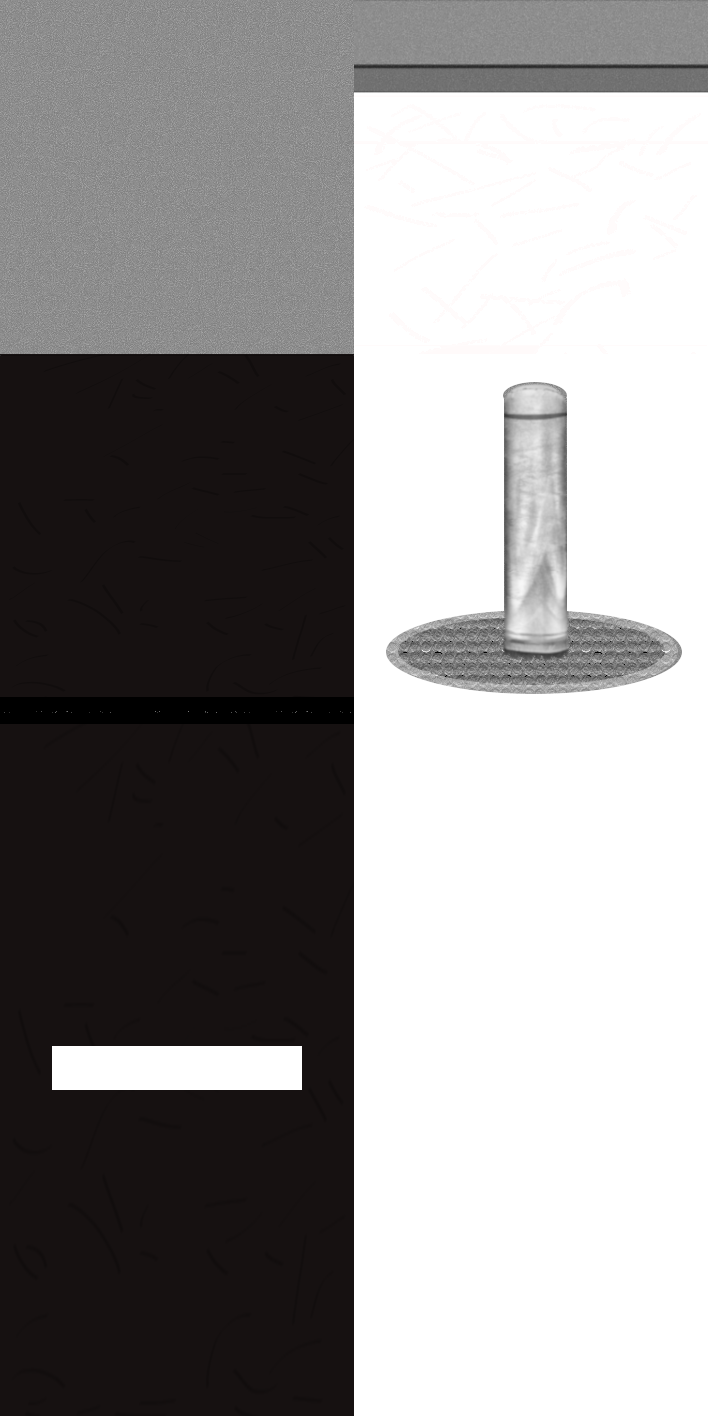
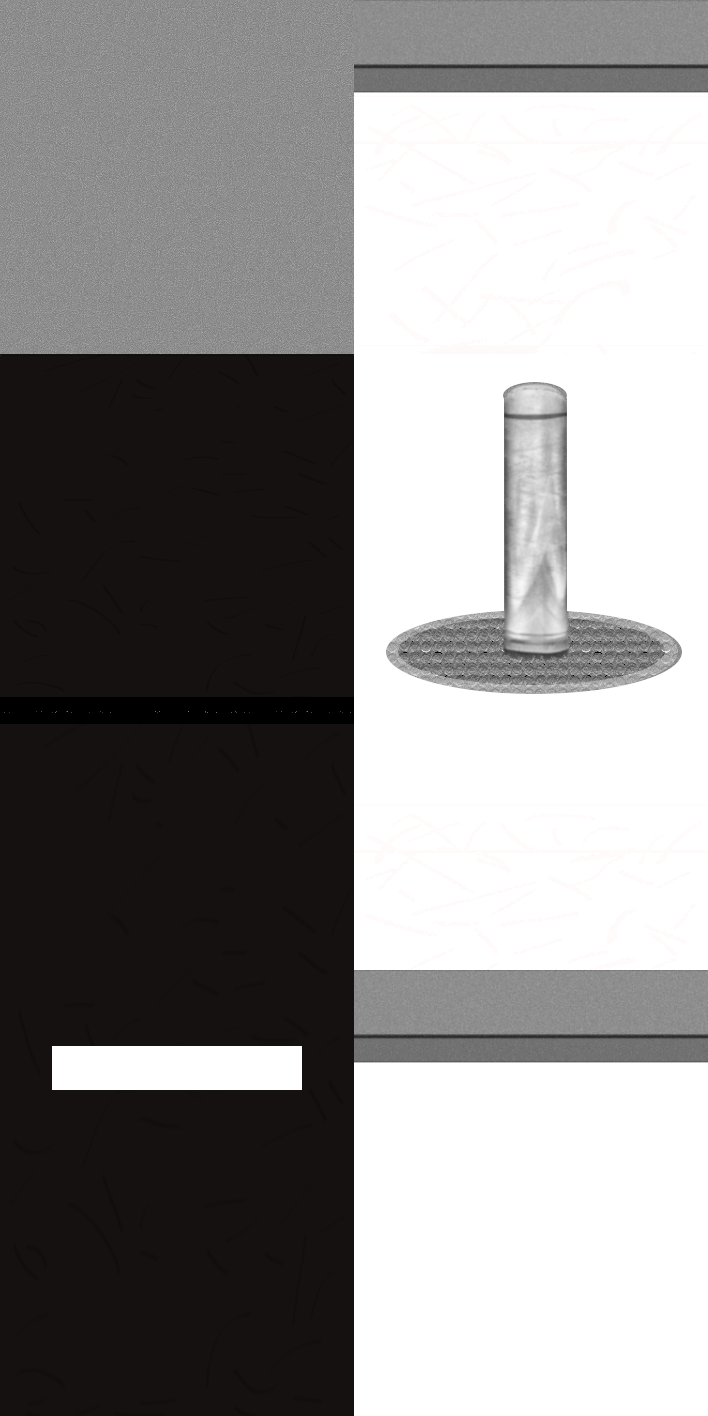
Before/after of a 708px x 1416px layered artwork. What changed in the layer stack:
painted on "road_tiles.svg" over [354, 805, 708, 1063]
